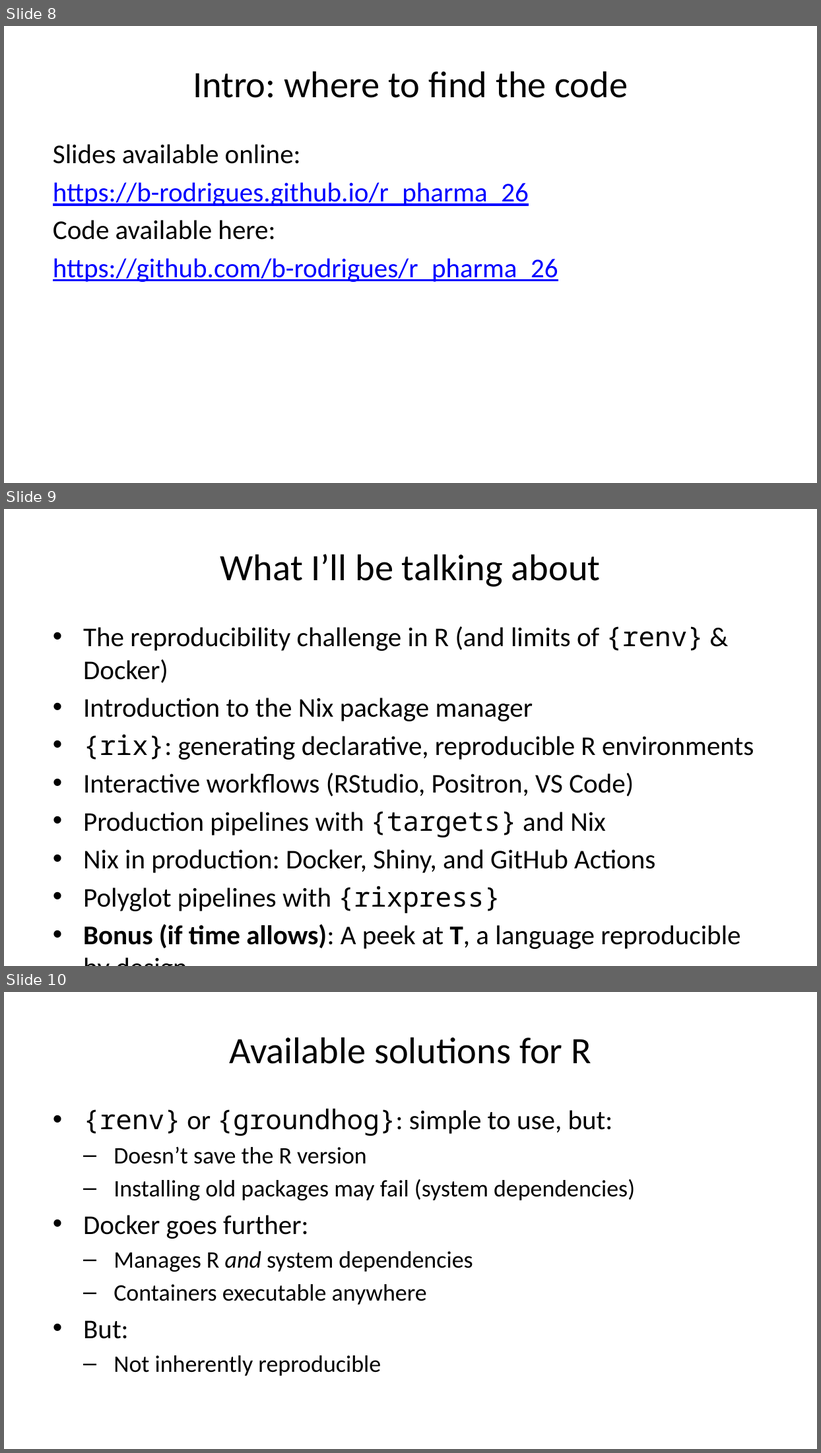
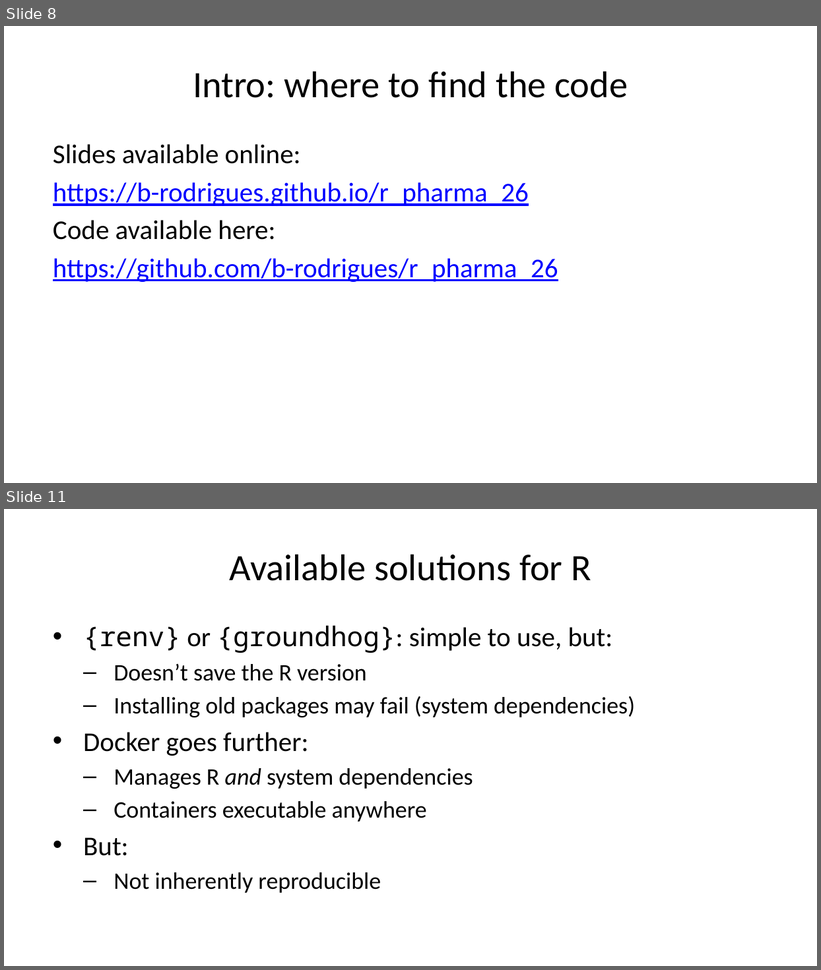
Before and after one commit to b-rodrigues/r_pharma_26, a slide deck: docs/index.pptx. Shown one above the other, each under a label of ours: slides 8, 9 and 10 before the commit, slides 8 and 11 after it; the slides between them are not shown. The pictures are 821x1453 and 821x970 pixels, drawn with LibreOffice and Linux fonts; fonts in the diff are those of the drawing. Boxes give left, top, right and bottom in pixels: in the first picture for what was removed or moved away, otherwise in the second. Text is boxed around its words. In the diff, an @@ line names an element or a change of style, - is before the commit and + after.

```diff
--- a/docs/index.pptx
+++ b/docs/index.pptx
@@ slide 9 removed at [4, 509, 817, 966], background #FFFFFF @@
@@ title removed at [220, 554, 601, 587] @@
-What I’ll be talking about
@@ text removed at [83, 626, 754, 949] @@
-• The reproducibility challenge in R (and limits of {renv} & Docker)
-• Introduction to the Nix package manager
-• {rix}: generating declarative, reproducible R environments
-• Interactive workflows (RStudio, Positron, VS Code)
-• Production pipelines with {targets} and Nix
-• Nix in production: Docker, Shiny, and GitHub Actions
-• Polyglot pipelines with {rixpress}
-• Bonus (if time allows): A peek at T, a language reproducible by design
@@ what was slide 10 is now slide 11 @@
```
Also in this commit, not shown: 2 slides changed, 3 slides added, 16 other files.
